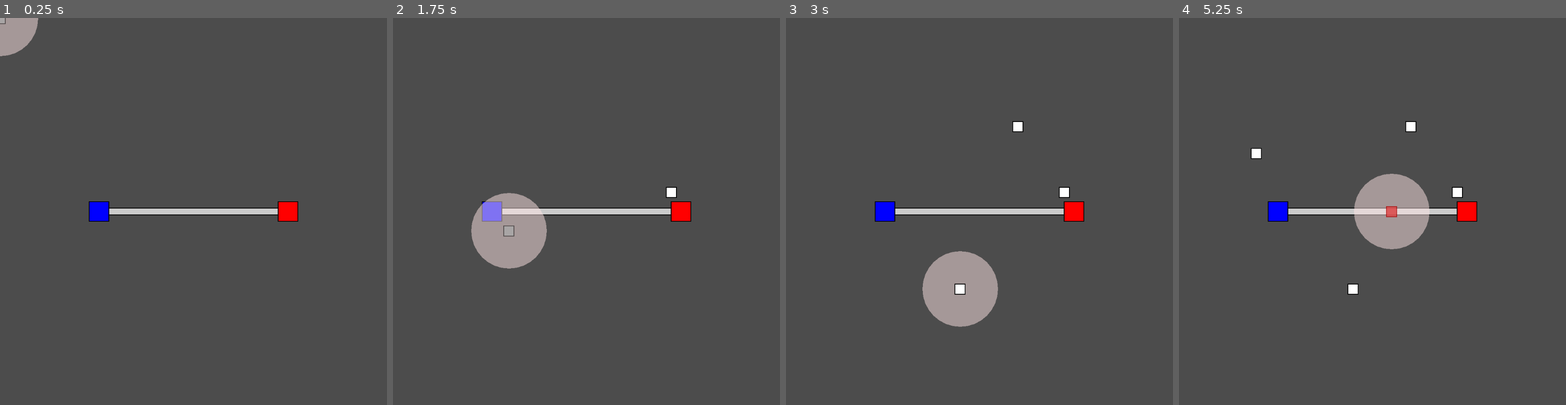
Above: before the commit, frames 1-4 (left to right).
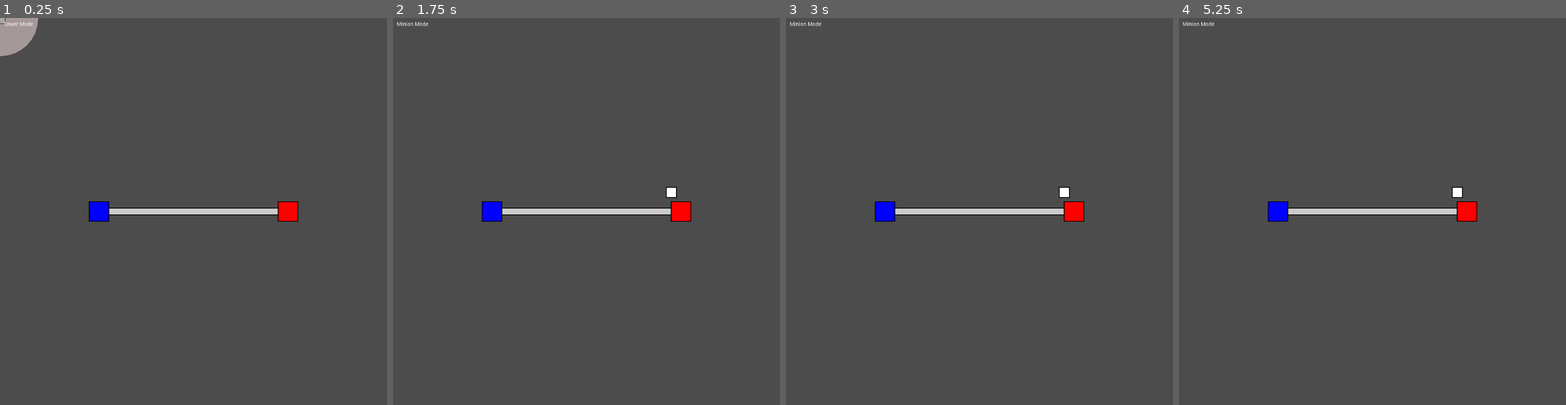
Above: after the commit, the same moments.

Repository: filiperferreira/TowerDeOffense
Game: Godot game, scene res://Game.tscn
Same seed, same stepped clock (60 frames per second), same inputs: the game is played once before the commit and once after it.
Inputs (mouse positions are in pixels of both pictures, inside the frame that each line leads up to):
- Up to frame 1 (0.25 s): no input
- Up to frame 2 (1.75 s): tap Enter at 0.5 s; move the mouse to (671, 192) at 0.52 s; click (671, 192) at 0.6 s; tap Q (Q, bound only after the commit) at 0.8, 1.35 s; tap Space at 1.25 s; move the mouse to (509, 230) at 1.27 s; tap W (W, bound only after the commit) at 1.55 s
- Up to frame 3 (3 s): tap Enter at 2 s; move the mouse to (1018, 126) at 2.02 s; tap W (W, bound only after the commit) at 2.1 s; click (1018, 126) at 2.3 s; tap Space at 2.75 s; move the mouse to (960, 288) at 2.77 s; click (960, 288) at 2.85 s
- Up to frame 4 (5.25 s): tap Q (Q, bound only after the commit) at 3.05, 3.6 s; tap Enter at 3.5 s; move the mouse to (1488, 269) at 3.52 s; tap W (W, bound only after the commit) at 3.8, 4.35 s; tap Space at 4.25 s; move the mouse to (1256, 153) at 4.27 s; click (1256, 153) at 4.55 s; move the mouse to (1391, 211) at 5.02 s; click (1391, 211) at 5.1 s

The runs differ from the first frame. In frame 1, less than 0.1% of the frame differs, in the area x 1-9%, y 1-3%; in frame 2, 3.0%; in frame 3, 3.1%; in frame 4, 3.3%, in the area x 1-65%, y 1-72%.

Commit message:
Moved tower buying code from Level to Game

Diff:
--- a/Game.gd
+++ b/Game.gd
@@ -1,3 +1,35 @@
 extends Node2D
 
-var state
+const TOWER = preload("res://Tower.tscn")
+
+onready var level = $Level
+onready var mode_label = $CanvasLayer/MarginContainer/ManagementMode
+func mode_label_update(text):
+	mode_label.set_text(text)
+
+var state = "tower"
+
+var tower_visual
+
+func _ready():
+	tower_to_buy()
+
+func _process(_delta):
+	if Input.is_action_just_pressed("Q"):
+		state = "tower"
+		mode_label_update("Tower Mode")
+		tower_visual.set_visible(true)
+	elif Input.is_action_just_pressed("W"):
+		state = "minions"
+		mode_label_update("Minion Mode")
+		tower_visual.set_visible(false)
+	elif state == "tower" and Input.is_action_just_pressed("click"):
+		level.buy_tower(tower_visual)
+
+	if tower_visual != null:
+		tower_visual.set_position(get_global_mouse_position())
+
+func tower_to_buy():
+	tower_visual = TOWER.instance()
+	tower_visual.set_position(get_global_mouse_position())
+	add_child(tower_visual)
--- a/Game.tscn
+++ b/Game.tscn
@@ -7,3 +7,22 @@
 script = ExtResource( 2 )
 
 [node name="Level" parent="." instance=ExtResource( 1 )]
+
+[node name="CanvasLayer" type="CanvasLayer" parent="."]
+
+[node name="MarginContainer" type="MarginContainer" parent="CanvasLayer"]
+anchor_right = 1.0
+anchor_bottom = 1.0
+custom_constants/margin_right = 10
+custom_constants/margin_top = 10
+custom_constants/margin_left = 10
+custom_constants/margin_bottom = 10
+
+[node name="ManagementMode" type="Label" parent="CanvasLayer/MarginContainer"]
+margin_left = 10.0
+margin_top = 10.0
+margin_right = 88.0
+margin_bottom = 24.0
+size_flags_horizontal = 0
+size_flags_vertical = 0
+text = "Tower Mode"
--- a/Level.gd
+++ b/Level.gd
@@ -4,8 +4,6 @@
 const ROAD_WIDTH = 16.0
 const ROAD_OUTLINE_COLOR = Color(0,0,0)
 const ROAD_OUTLINE_WIDTH = 20.0
-
-const TOWER = preload("res://Tower.tscn")
 
 onready var enemy_spawner = $EnemySpawner
 onready var player_spawner = $PlayerSpawner
@@ -15,7 +13,6 @@
 onready var path_area = $PathArea
 
 onready var path = []
-var tower_visual
 
 func _draw():
 	for i in path.size() - 1:
@@ -23,24 +20,11 @@
 		draw_line(path[i], path[i+1], ROAD_COLOR, ROAD_WIDTH)
 
 func _ready():
-#	spawner.connect("enemy_spawn", self, "spawn_enemy")
 	build_path()
-	tower_to_buy()
 
-func _process(_delta):
-	if Input.is_action_just_pressed("click"):
-		buy_tower()
-	if tower_visual != null:
-		tower_visual.set_position(get_global_mouse_position())
-
-func tower_to_buy():
-	tower_visual = TOWER.instance()
-	tower_visual.set_position(get_global_mouse_position())
-	towers.add_child(tower_visual)
-
-func buy_tower():
-	if tower_visual.can_be_placed():
-		var placed_tower = tower_visual.duplicate()
+func buy_tower(tower):
+	if tower.can_be_placed():
+		var placed_tower = tower.duplicate()
 		placed_tower.place()
 		towers.add_child(placed_tower)
 
--- a/project.godot
+++ b/project.godot
@@ -25,6 +25,16 @@
 "events": [ Object(InputEventMouseButton,"resource_local_to_scene":false,"resource_name":"","device":0,"alt":false,"shi …(212 unchanged characters)…
  ]
 }
+Q={
+"deadzone": 0.5,
+"events": [ Object(InputEventKey,"resource_local_to_scene":false,"resource_name":"","device":0,"alt":false,"shift":false,"control":false,"meta":false,"command":false,"pressed":false,"scancode":0,"physical_scancode":81,"unicode":0,"echo":false,"script":null)
+ ]
+}
+W={
+"deadzone": 0.5,
+"events": [ Object(InputEventKey,"resource_local_to_scene":false,"resource_name":"","device":0,"alt":false,"shift":false,"control":false,"meta":false,"command":false,"pressed":false,"scancode":0,"physical_scancode":87,"unicode":0,"echo":false,"script":null)
+ ]
+}
 
 [physics]
 
